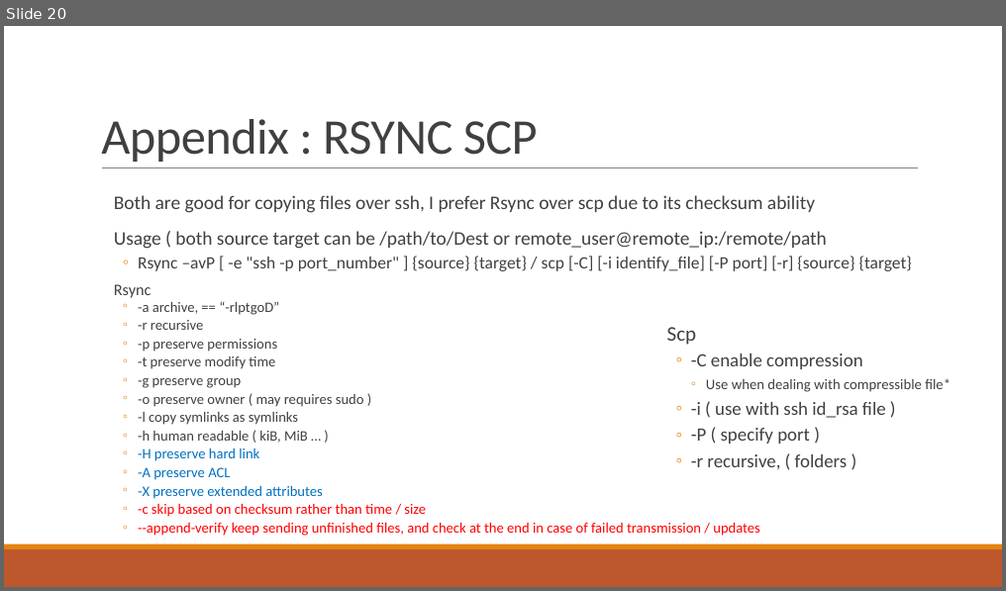
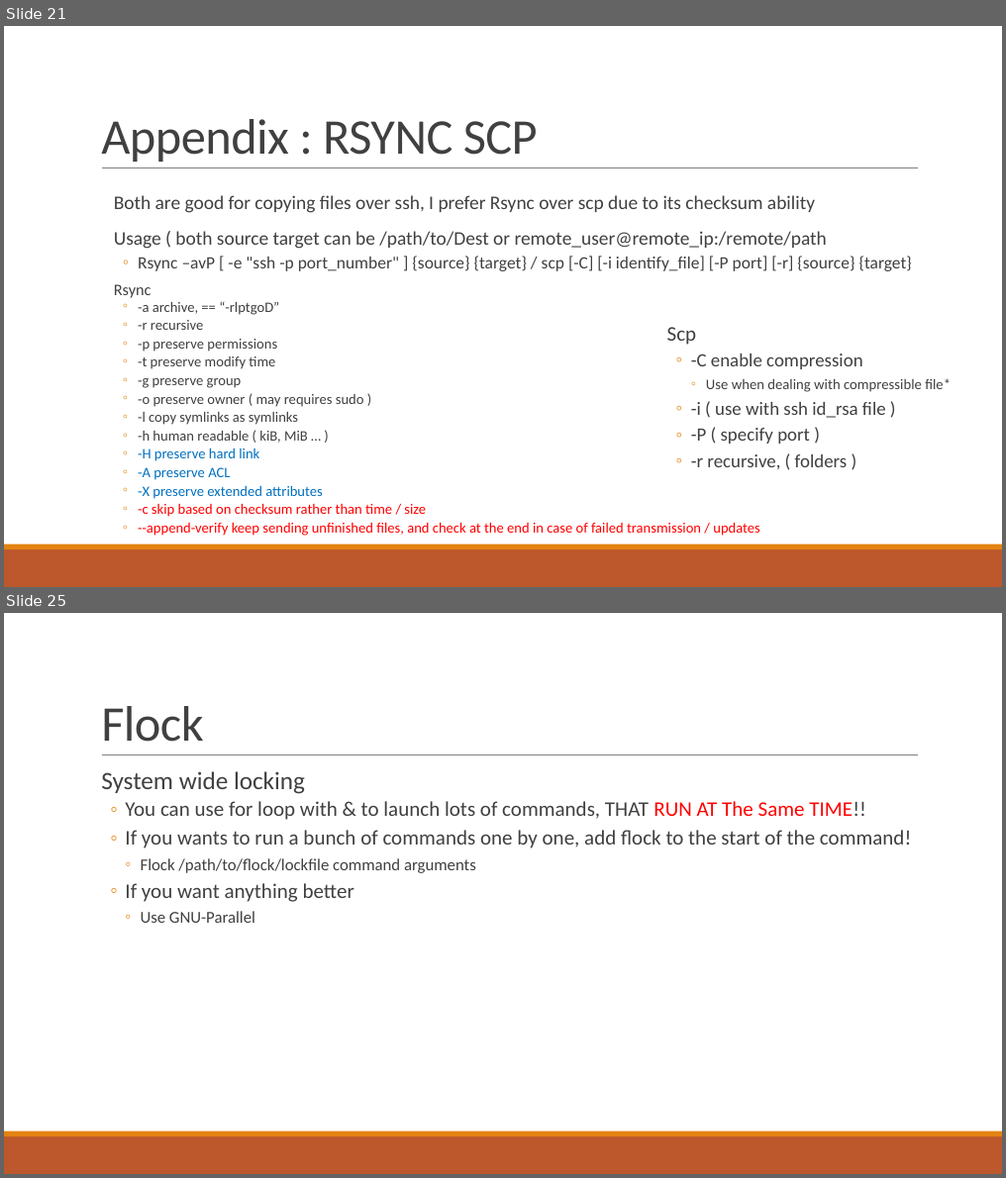
Before and after one commit to YumingChang02/arch_summer_2019, a slide deck: Introduction to docker.pptx. Shown one above the other, each under a label of ours: slide 20 before the commit, slides 21 and 25 after it; the slides between them are not shown. The pictures are 1006x591 and 1006x1178 pixels, drawn with LibreOffice and Linux fonts; fonts in the diff are those of the drawing. Boxes give left, top, right and bottom in pixels: in the first picture for what was removed or moved away, otherwise in the second. Text is boxed around its words. In the diff, an @@ line names an element or a change of style, - is before the commit and + after.

Commit message:
Time to commit suiside

```diff
--- a/Introduction to docker.pptx
+++ b/Introduction to docker.pptx
@@ slide 25 added at (4,613,1002,1174), background #FFFFFF; not listed: 3 template elements that a slide beside it also shows @@
@@ title added at (101,706,203,742), 48 pt, text #404040 @@
+Flock
@@ text added at (101,771,911,923), 20 pt, text #404040 @@
+  System wide locking
+  ◦ You can use for loop with & to launch lots of commands, THAT RUN AT The Same TIME!!
+  ◦ If you wants to run a bunch of commands one by one, add flock to the start of the command!
+    ◦ Flock /path/to/flock/lockfile command arguments
+  ◦ If you want anything better
+    ◦ Use GNU-Parallel
@@ what was slide 20 is now slide 21 @@
```
Also in this commit, not shown: 3 slides changed, 2 other slides added, 3 slides removed, 2 other files.
